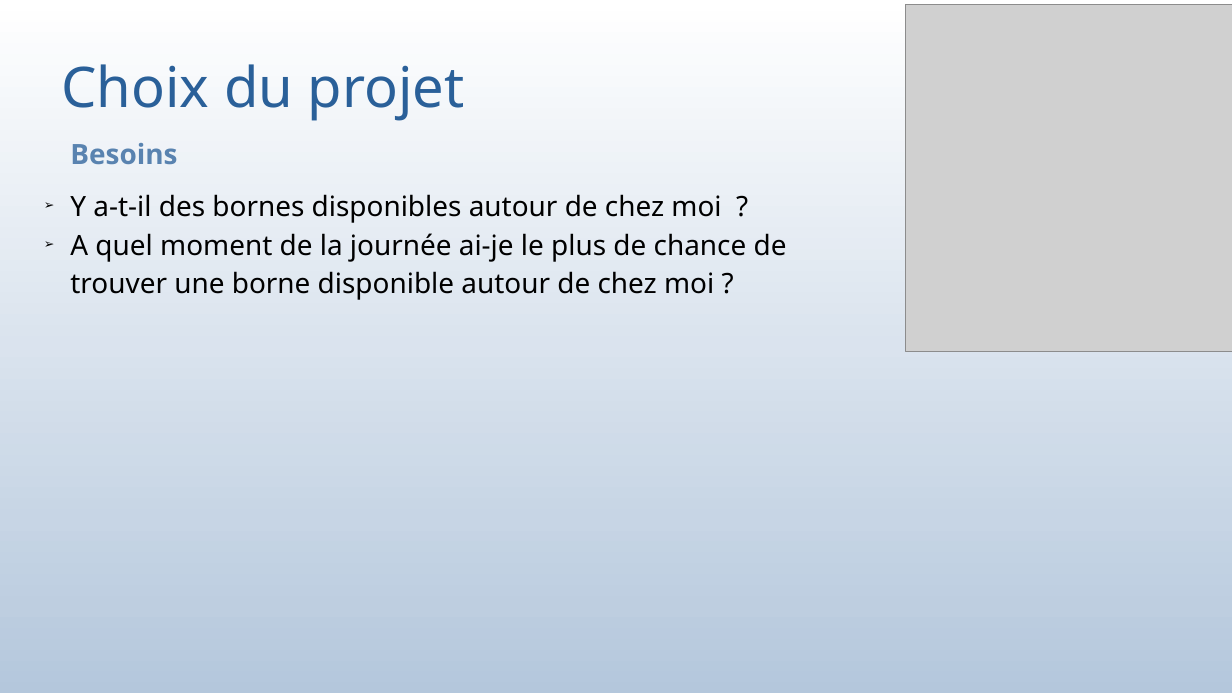
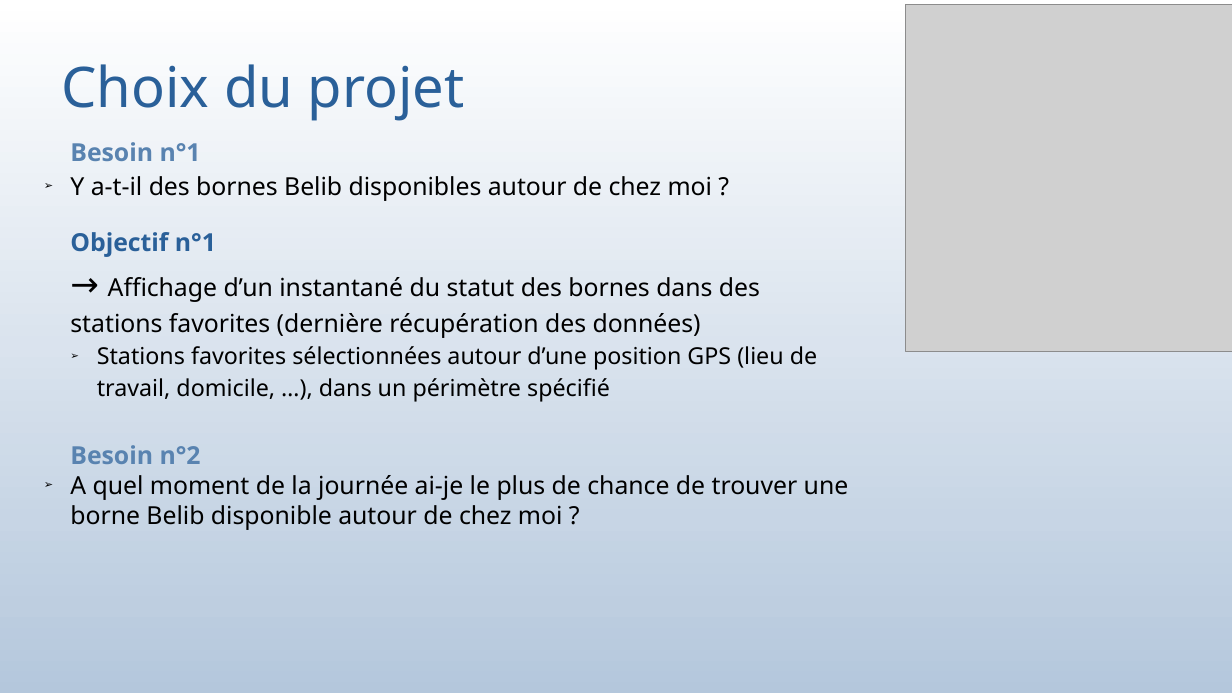
Before and after one commit to bauj/AJC_projet_belib, a slide deck: slide 13 of presentation_projet_final/presentation_projetV2.odp (slide 11 before the commit). Drawn at 1232x693 pixels with LibreOffice and Linux fonts; fonts in the diff are those of the drawing; grey boxes stand for pictures. Boxes give left, top, right and bottom in pixels: in the first picture for what was removed or moved away, otherwise in the second. Text is boxed around its words. In the diff, an @@ line names an element or a change of style, - is before the commit and + after.

```diff
--- a/presentation_projet_final/presentation_projetV2.odp
+++ b/presentation_projet_final/presentation_projetV2.odp
@@ subtitle at (x1=70, y1=142, x2=849, y2=530): text changed; size 18 to 16 pt @@
-Besoins
-➢ Y a-t-il des bornes disponibles autour de chez moi ?
-➢ A quel moment de la journée ai-je le plus de chance de trouver une borne disponible autour de chez moi ?
+Besoin n°1
+➢ Y a-t-il des bornes Belib disponibles autour de chez moi ?
+Objectif n°1
+→ Affichage d’un instantané du statut des bornes dans des stations favorites (dernière récupération des données)
+  ➢ Stations favorites sélectionnées autour d’une position GPS (lieu de travail, domicile, …), dans un périmètre spécifié
+Besoin n°2
+➢ A quel moment de la journée ai-je le plus de chance de trouver une borne Belib disponible autour de chez moi ?
```
Also in this commit, not shown: 13 other slides changed, 6 slides added, 4 slides removed, 2 other files.
